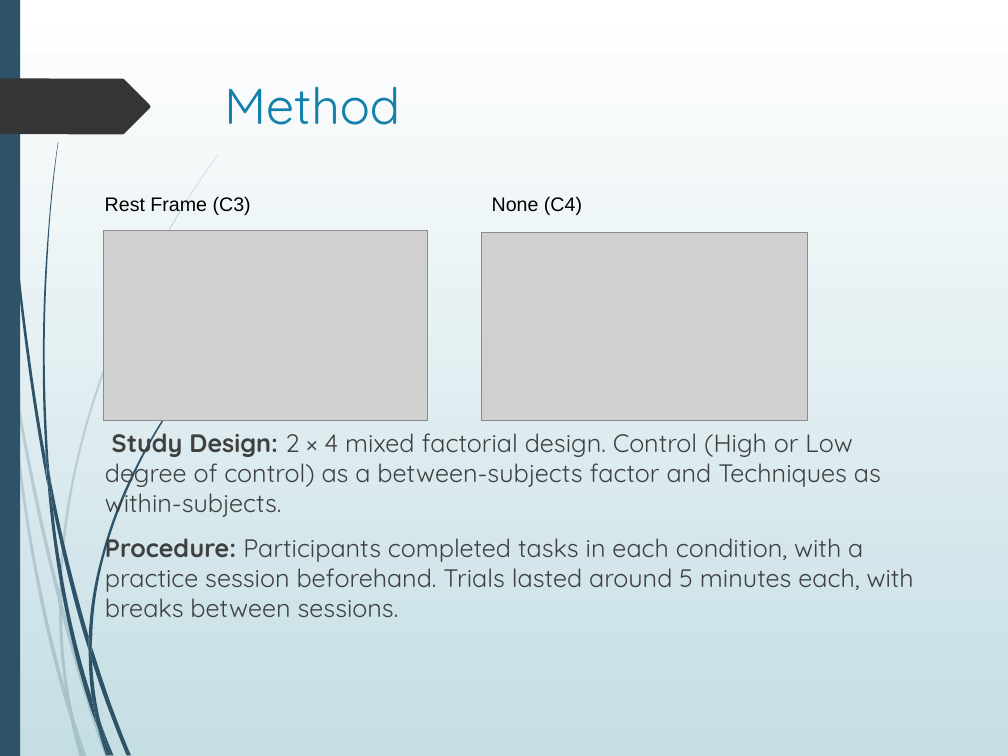
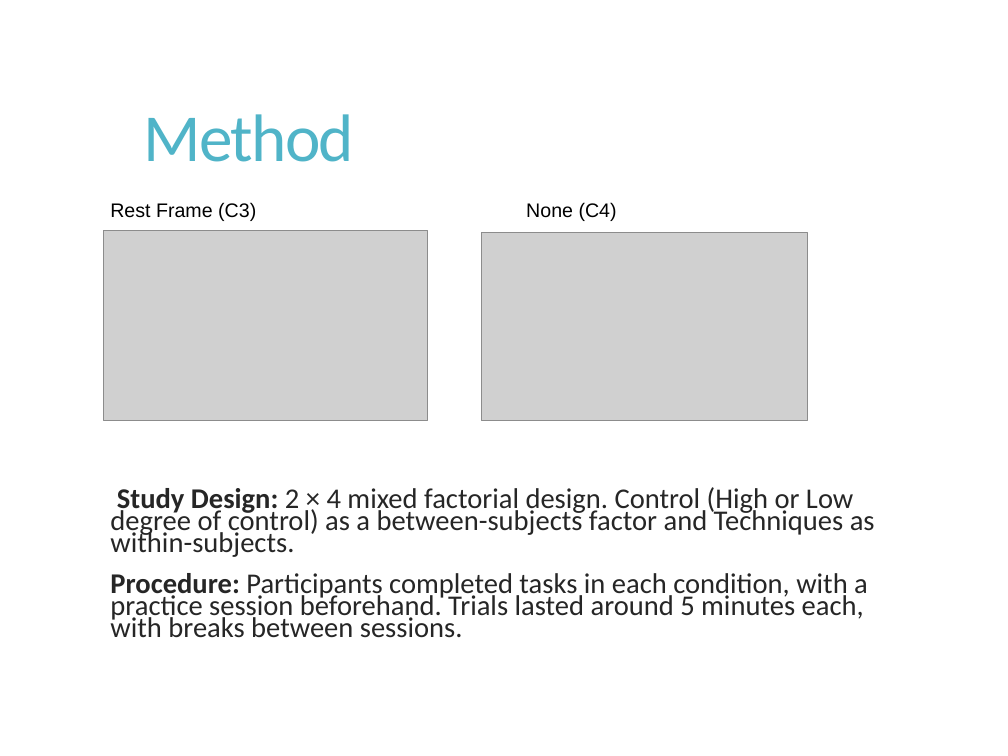
Before and after one commit to Akash3121/3D, a slide deck: slide 11 of Paper-Presentation/Akash - VR_Sickness_Mitigation_Methods_Presentation.pptx (slide 10 before the commit). Drawn at 1008x756 pixels with LibreOffice and Linux fonts; fonts in the diff are those of the drawing; grey boxes stand for pictures; background and template pictures are left out. Boxes give left, top, right and bottom in pixels: in the first picture for what was removed or moved away, otherwise in the second. Text is boxed around its words. In the diff, an @@ line names an element or a change of style, - is before the commit and + after.

```diff
--- a/Paper-Presentation/Akash - VR_Sickness_Mitigation_Methods_Presentation.pptx
+++ b/Paper-Presentation/Akash - VR_Sickness_Mitigation_Methods_Presentation.pptx
@@ background gradient #FFFFFF to #C5DEE5 to picture (left out) @@
@@ rectangle removed at (x1=0, y1=0, x2=20, y2=756) @@
@@ freeform shape removed at (x1=0, y1=79, x2=150, y2=135) @@
@@ title "Method" moved from (x1=224, y1=86, x2=400, y2=125) to (x1=143, y1=114, x2=354, y2=162) @@
@@ title "Method" at (x1=143, y1=114, x2=354, y2=162): size 36 to 48 pt, font Quicksand to Calibri, text colour #1581AA to #50B4C8, letter spacing 0 to -1.2 pt; line spacing 1 to 0.9; vertical alignment top to middle @@
@@ text "Rest Frame (C3)" moved from (x1=105, y1=196, x2=251, y2=215) to (x1=110, y1=202, x2=256, y2=221) @@
@@ text "None (C4)" moved from (x1=492, y1=196, x2=582, y2=215) to (x1=526, y1=202, x2=617, y2=221) @@
@@ text "Study Design: 2 × 4 ..." moved from (x1=105, y1=426, x2=914, y2=617) to (x1=110, y1=487, x2=875, y2=638) @@
@@ text "Study Design: 2 × 4 ..." at (x1=110, y1=487, x2=875, y2=638): size 18 to 20.4 pt, font Quicksand to Calibri, text colour #404040 to #262626; line spacing 1 to 0.65; more space between paragraphs @@
@@ group removed at (x1=0, y1=154, x2=219, y2=756): 10 freeform shapes @@
@@ group removed at (x1=2, y1=0, x2=218, y2=756): 12 freeform shapes @@
```
Also in this commit, not shown: 17 other slides changed, 1 slide added.
